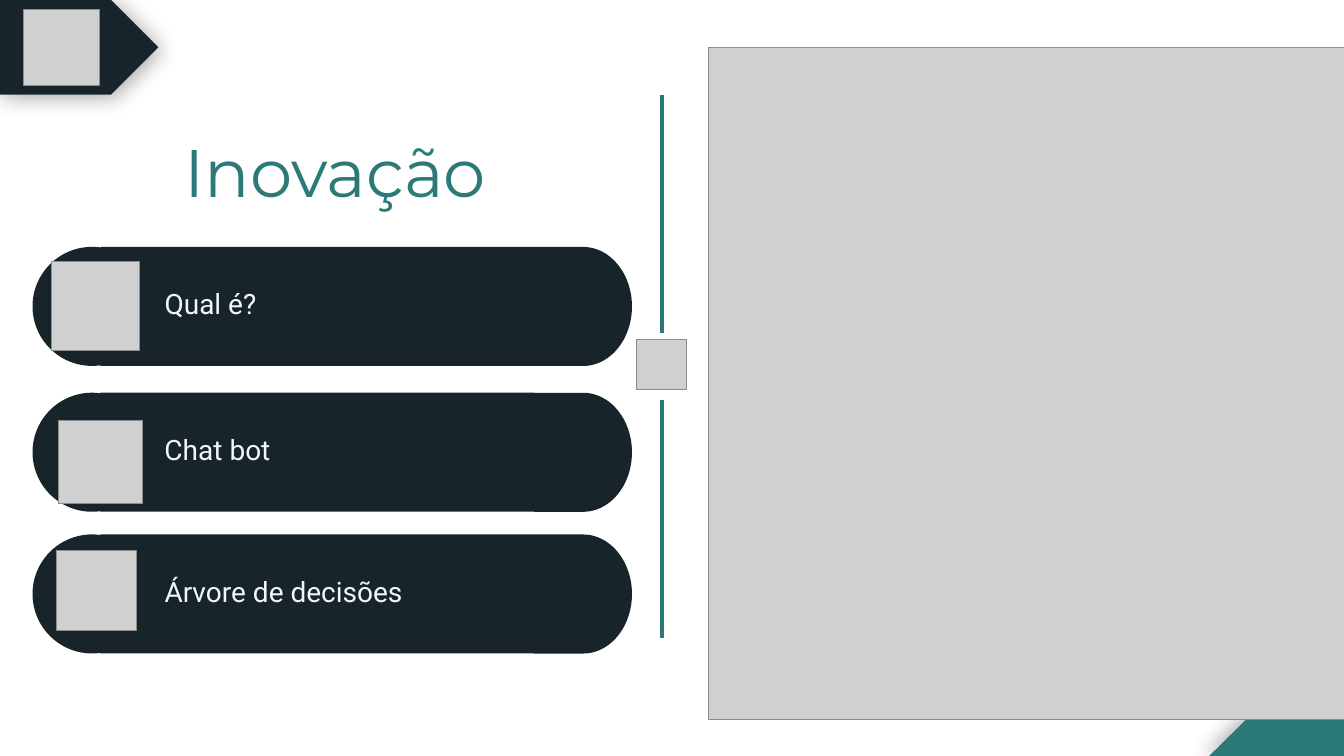
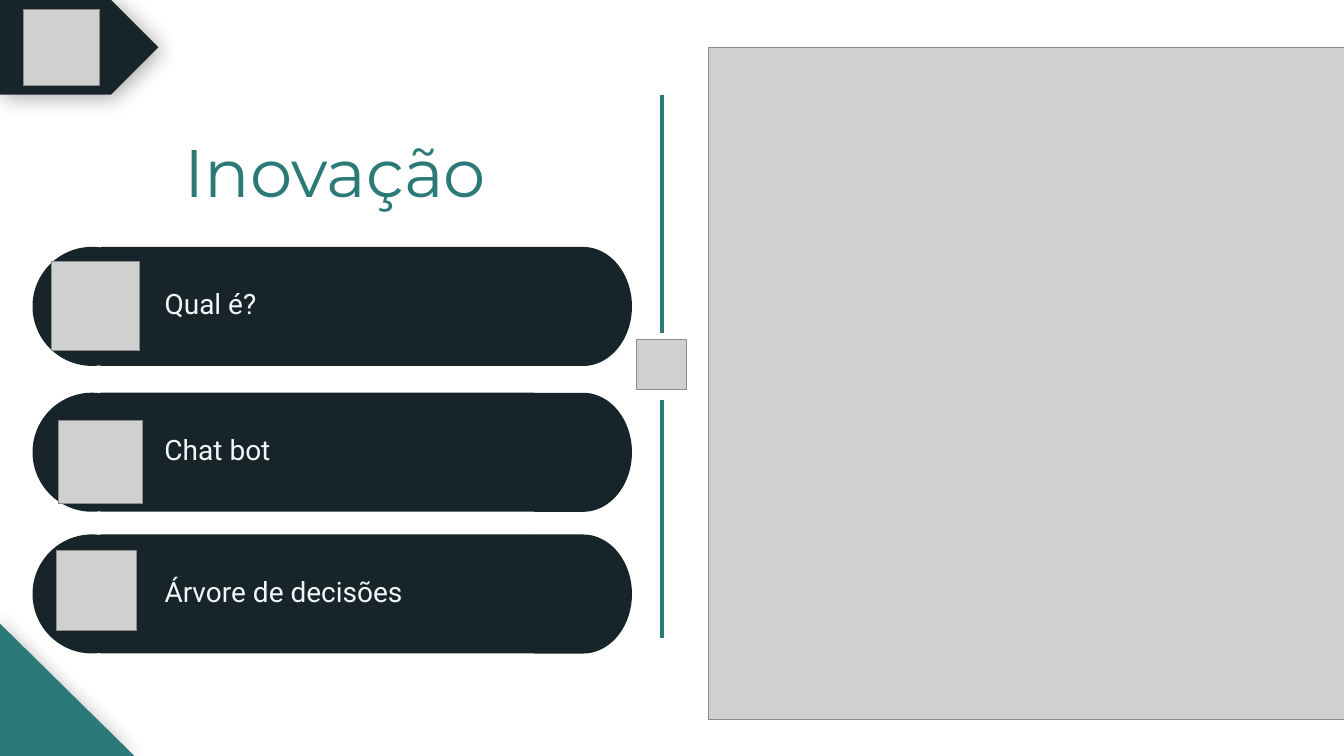
Before and after one commit to BandTec/grupo-10-ccoa-20201, a slide deck: slide 16 of MONITORAMENTO/Documentação/PPTs/Cold Stock Apresentação - Sprint 2.pptx (slide 15 before the commit). Drawn at 1344x756 pixels with LibreOffice and Linux fonts; fonts in the diff are those of the drawing; grey boxes stand for pictures. Boxes give left, top, right and bottom in pixels: in the first picture for what was removed or moved away, otherwise in the second. Text is boxed around its words. In the diff, an @@ line names an element or a change of style, - is before the commit and + after.

```diff
--- a/MONITORAMENTO/Documentação/PPTs/Cold Stock Apresentação - Sprint 2.pptx
+++ b/MONITORAMENTO/Documentação/PPTs/Cold Stock Apresentação - Sprint 2.pptx
@@ right triangle: place and size @@
-right triangle at [1210, 623, 1344, 756]
+right triangle at [0, 623, 135, 756]
@@ right triangle at [0, 623, 135, 756]: mirrored @@
```
Also in this commit, not shown: 6 other slides changed, 1 slide added, 18 other files.
